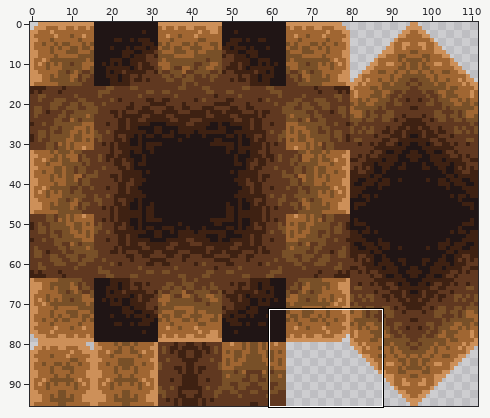
A sprite sheet gets an edit: Project/Resources/Images/cave_tile_sheet.png. The first picture is a wide view before the edit; the outline marks the close-up.
Close-up. Before the edit:
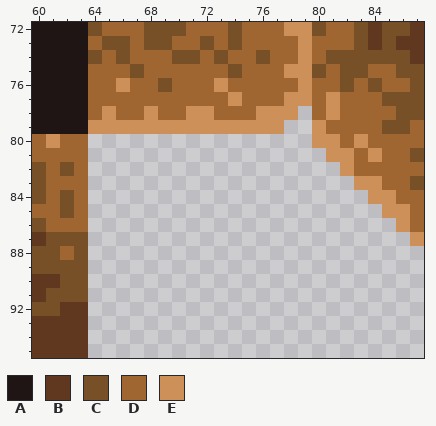
The file is 112x96 pixels. Colours within 5 levels of each other are drawn and written as one. Shown: x 60..87, y 72..95.
Palette (. is transparent): A #201515  B #603820  C #785028  D #a06632  E #cd9059
Pixels before, first column x 60:
72 AAAACDDDCCCDDDCDDDEECDDCBCCB
73 AAAADCCDCCDDCDCDDDDEDDDCBCBB
74 AAAACDCDDDCCDCDDCDDEDCCCCCCB
75 AAAADDDCDDDDDDCDDDEECDCCDDCC
76 AAAADDEDDCDDDEDDDDDEDDCDCDDC
77 AAAADDDDDDDDDDEDDDEEDEDDDCCC
78 AAAADEDDEDDEEDDDEEE.DEDDDDCC
79 AAAAEEEEEEEEEEEEEE..EDDDDCCD
80 DEDD................EEDEDDDD
81 DDDD.................EEDEDDC
82 CDCD..................EDDDDD
83 CDDD...................EEDDC
84 CDCD....................EEDD
85 DDCD.....................EED
86 CDDD......................ED
87 BCCC.......................E
88 CCDC........................
89 CCCC........................
90 BBCC........................
91 BCCC........................
92 CCBB........................
93 BBBB........................
94 BBBB........................
95 BBBB........................
Once edited:
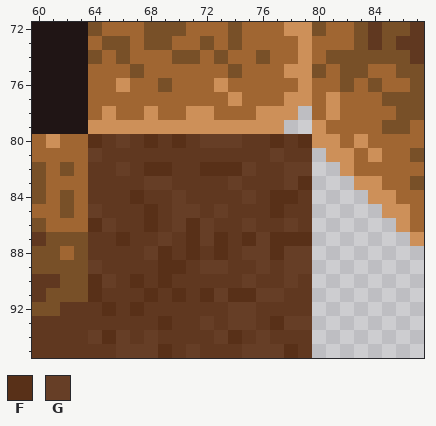
Colours new in this view: F #583018  G #663e26
The edit:
Changed rows in their new state; - is an unchanged pixel.
first column x 64:
80 FBGBFBFBGGGBBFBF
81 GBBBBBBBBBBBBGBB
82 BBGBFFBBFFFGBBGG
83 BBBBGGBBBBGBBBGF
84 BBBFBBGBBBBGBFFB
85 GBBBFBGGBGBBBFBB
86 FGBBFBGFGBBGBBGB
87 BBFBBGBFGFBFGFFF
88 BBBBGFBFBFBGGFGG
89 GBBBBFFBGGBBGBGG
90 FGBFBFBBBBBGBBGB
91 FBBBFBFBFGFFGGBB
92 BFBFBBBBBBGGBBBB
93 BBBBBFBBGBGGBFGG
94 GFGBGBBBBGFBGBBB
95 BBGGGFBGBBBGGGFB
Pixel boxes of the changes (left, top, right, bottom) in both close-ups:
added: (88, 134, 312, 358)
